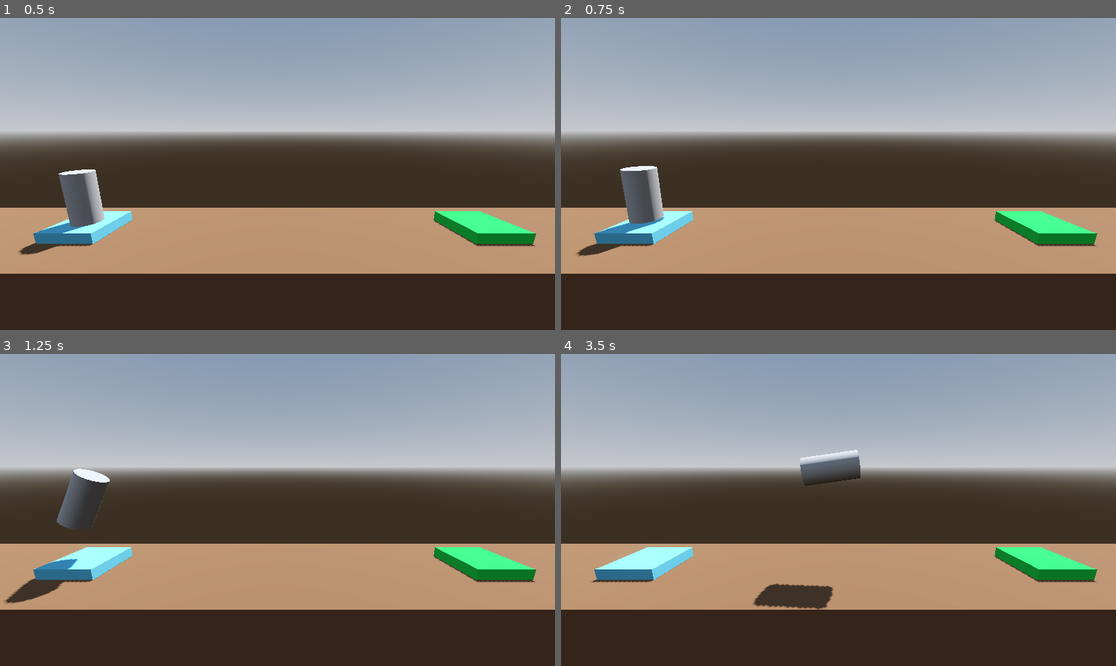
Above: before the commit, frames 1-4 (two rows, left to right).
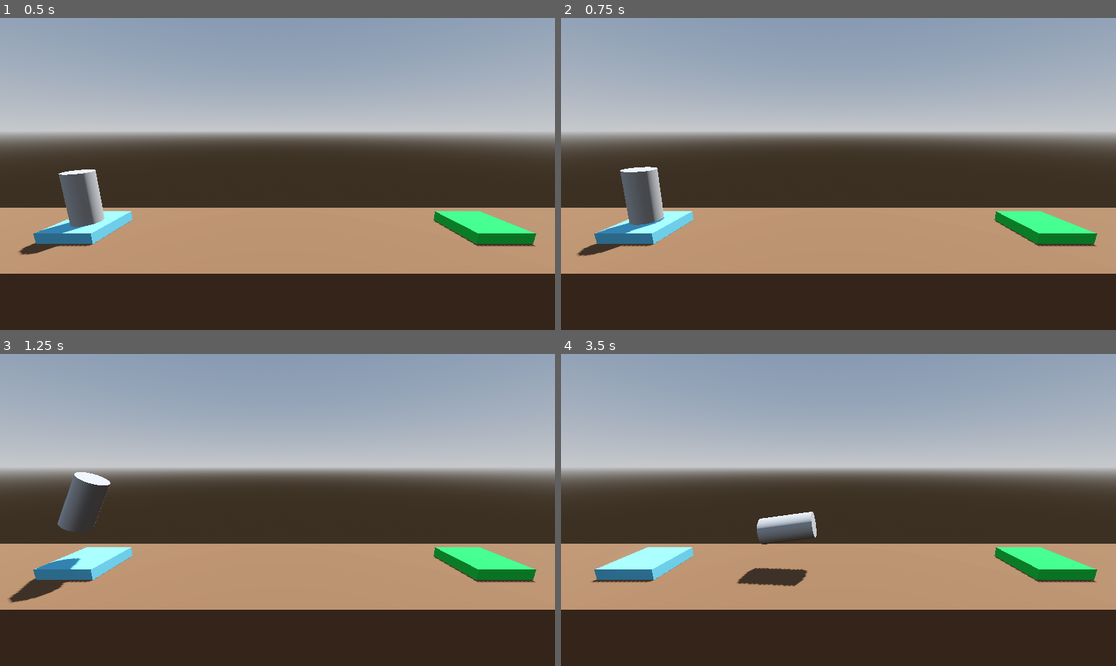
Above: after the commit, the same moments.

Repository: beltranbot/project-boost
Game: Godot game, scene res://Level/level.tscn
Same seed, same stepped clock (60 frames per second), same inputs: the game is played once before the commit and once after it. The project has no main scene, so this scene is started directly.
Inputs:
- Up to frame 1 (0.5 s): no input
- Up to frame 2 (0.75 s): tap Enter (ui_accept) at 0.5 s; hold Right (ui_right) from 0.53 s (still down); hold Space (boost, bound only after the commit) from 0.53 s (still down)
- Up to frame 3 (1.25 s): keep holding Right (ui_right); keep holding Space (boost, bound only after the commit); tap Enter (ui_accept) at 0.77, 0.8, 1.07 s
- Up to frame 4 (3.5 s): release Right (ui_right) at 1.28 s; release Space (boost, bound only after the commit) at 1.28 s; hold Left (ui_left) 1.28-2.03 s; tap Enter (ui_accept) at 1.35, 1.52, 1.82, 2.3, 3.02, 3.32 s; tap Space (boost, bound only after the commit) at 1.55, 2.85 s; hold Space (boost, bound only after the commit) 2.03-2.78 s; hold Right (ui_right) from 2.03 s (still down)

Frame 1 is identical in both runs. In frame 2, less than 0.1% of the frame differs, in the area x 2-19%, y 47-76%; in frame 3, 0.3%; in frame 4, 3.1%, in the area x 31-54%, y 30-82%.

Commit message:
2.8 the input map

Diff:
--- a/Player/player.gd
+++ b/Player/player.gd
@@ -2,11 +2,13 @@
 
 # Called every frame. 'delta' is the elapsed time since the previous frame.
 func _process(delta: float) -> void:
-	if Input.is_action_pressed("ui_accept"):
+	if Input.is_action_pressed("boost"):
+		# 3D nodes store their rotation in a matrix called a basis
+		# var local_up: Vector3 = basis.y
 		apply_central_force(basis.y * delta * 1000.0)
 
-	if Input.is_action_pressed("ui_left"):
+	if Input.is_action_pressed("rotate_left"):
 		apply_torque(Vector3(0.0, 0.0, 100.0 * delta))
 
-	if Input.is_action_pressed("ui_right"):
+	if Input.is_action_pressed("rotate_right"):
 		apply_torque(Vector3(0.0, 0.0, -100.0 * delta))
--- a/project.godot
+++ b/project.godot
@@ -13,3 +13,24 @@
 config/name="ProjectBoost"
 config/features=PackedStringArray("4.3", "Forward Plus")
 config/icon="res://icon.svg"
+
+[input]
+
+boost={
+"deadzone": 0.5,
+"events": [Object(InputEventKey,"resource_local_to_scene":false,"resource_name":"","device":-1,"window_id":0,"alt_pressed":false,"shift_pressed":false,"ctrl_pressed":false,"meta_pressed":false,"pressed":false,"keycode":0,"physical_keycode":32,"key_label":0,"unicode":32,"location":0,"echo":false,"script":null)
+, Object(InputEventKey,"resource_local_to_scene":false,"resource_name":"","device":-1,"window_id":0,"alt_pressed":false,"shift_pressed":false,"ctrl_pressed":false,"meta_pressed":false,"pressed":false,"keycode":0,"physical_keycode":87,"key_label":0,"unicode":119,"location":0,"echo":false,"script":null)
+]
+}
+rotate_left={
+"deadzone": 0.5,
+"events": [Object(InputEventKey,"resource_local_to_scene":false,"resource_name":"","device":-1,"window_id":0,"alt_pressed":false,"shift_pressed":false,"ctrl_pressed":false,"meta_pressed":false,"pressed":false,"keycode":0,"physical_keycode":65,"key_label":0,"unicode":97,"location":0,"echo":false,"script":null)
+, Object(InputEventKey,"resource_local_to_scene":false,"resource_name":"","device":-1,"window_id":0,"alt_pressed":false,"shift_pressed":false,"ctrl_pressed":false,"meta_pressed":false,"pressed":false,"keycode":0,"physical_keycode":4194319,"key_label":0,"unicode":0,"location":0,"echo":false,"script":null)
+]
+}
+rotate_right={
+"deadzone": 0.5,
+"events": [Object(InputEventKey,"resource_local_to_scene":false,"resource_name":"","device":-1,"window_id":0,"alt_pressed":false,"shift_pressed":false,"ctrl_pressed":false,"meta_pressed":false,"pressed":false,"keycode":0,"physical_keycode":68,"key_label":0,"unicode":100,"location":0,"echo":false,"script":null)
+, Object(InputEventKey,"resource_local_to_scene":false,"resource_name":"","device":-1,"window_id":0,"alt_pressed":false,"shift_pressed":false,"ctrl_pressed":false,"meta_pressed":false,"pressed":false,"keycode":0,"physical_keycode":4194321,"key_label":0,"unicode":0,"location":0,"echo":false,"script":null)
+]
+}
